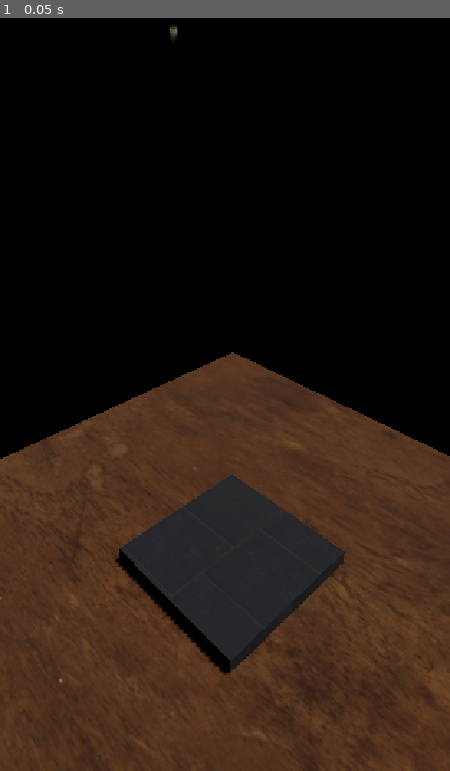
Above: before the commit, frame 1.
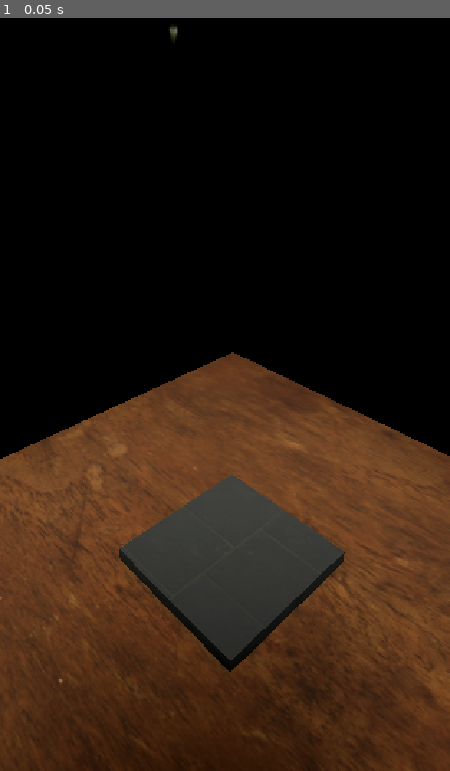
Above: after the commit, the same moment.

Repository: AmirHosseinRP/jenga
Game: Godot game, scene res://scenes/game/game.tscn
Two runs of this game, one before a commit and one after it. Both use one fixed random seed, a clock stepped at 60 frames per second and the inputs below.
Inputs:
- Up to frame 1 (0.05 s): no input

The runs differ from the first frame. In frame 1, 14% of the frame differs, in the area x 0-100%, y 51-100%.

Commit message:
omni lights implemented

Diff:
--- a/scenes/game/game.tscn
+++ b/scenes/game/game.tscn
@@ -49,6 +49,8 @@
 
 [node name="DirectionalLight3D" type="DirectionalLight3D" parent="." unique_id=1561170044]
 transform = Transform3D(-0.8660254, -0.43301278, 0.25, 0, 0.49999997, 0.86602545, -0.50000006, 0.75, -0.43301266, 0, 0, 0)
+light_color = Color(0.8784314, 0.8784314, 0.8784314, 1)
+light_energy = 0.03
 shadow_enabled = true
 
 [node name="Camera3D" type="Camera3D" parent="." unique_id=907004783]
@@ -60,3 +62,27 @@
 [node name="PlayArea" type="MeshInstance3D" parent="." unique_id=987170212]
 transform = Transform3D(1, 0, 0, 0, 1, 0, 0, 0, 1, 0, 0.25, 0)
 mesh = SubResource("BoxMesh_0sr1o")
+
+[node name="LightsContainer" type="Node3D" parent="." unique_id=615324220]
+transform = Transform3D(1, 0, 0, 0, 1, 0, 0, 0, 1, 0, 10, 0)
+
+[node name="OmniLight3D" type="OmniLight3D" parent="LightsContainer" unique_id=2022206522]
+transform = Transform3D(1, 0, 0, 0, 1, 0, 0, 0, 1, -2.9975557, 0, 2.9975557)
+light_color = Color(1, 1, 0.8980392, 1)
+light_energy = 9.554
+omni_range = 11.393
+omni_attenuation = 0.208
+
+[node name="OmniLight3D2" type="OmniLight3D" parent="LightsContainer" unique_id=1397389945]
+transform = Transform3D(1, 0, 0, 0, 1, 0, 0, 0, 1, 2.7319498, 0, -2.580174)
+light_color = Color(1, 1, 0.8980392, 1)
+light_energy = 9.554
+omni_range = 11.393
+omni_attenuation = 0.208
+
+[node name="OmniLight3D3" type="OmniLight3D" parent="LightsContainer" unique_id=439868045]
+transform = Transform3D(1, 0, 0, 0, 1, 0, 0, 0, 1, -2.959612, 0, -2.656062)
+light_color = Color(1, 1, 0.8980392, 1)
+light_energy = 9.554
+omni_range = 11.393
+omni_attenuation = 0.208
